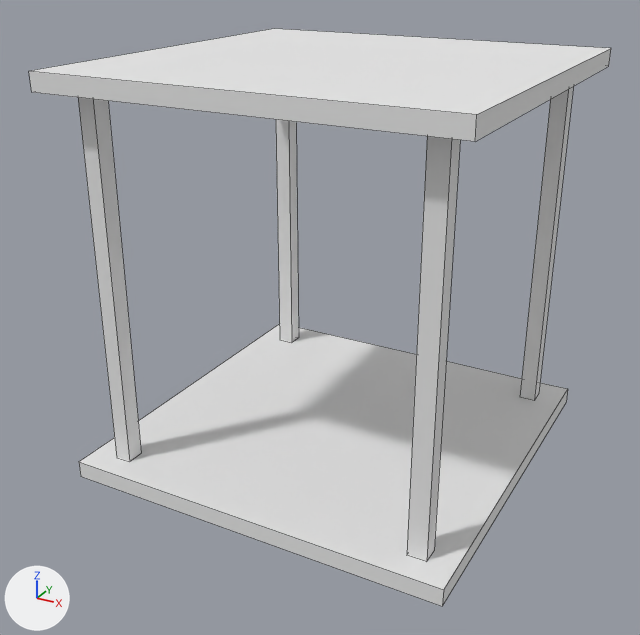
Renders of the OBJ model src/main/resources/assets/supermassivetech/models/starHarvester.obj from each side of a commit.
One viewpoint serves both versions: a camera (50 mm lens) standing at (1.96, -3.81, 2.6) and looking at (-0.05, -0.15, 0.77). Arrows for +X, +Y and +Z are at lower left; the lights stay in place. Mesh edges are drawn as thin lines. Where no turn or scale is listed for an object, it has been applied to the vertices.

The first picture shows 'Cube_Cube004'.
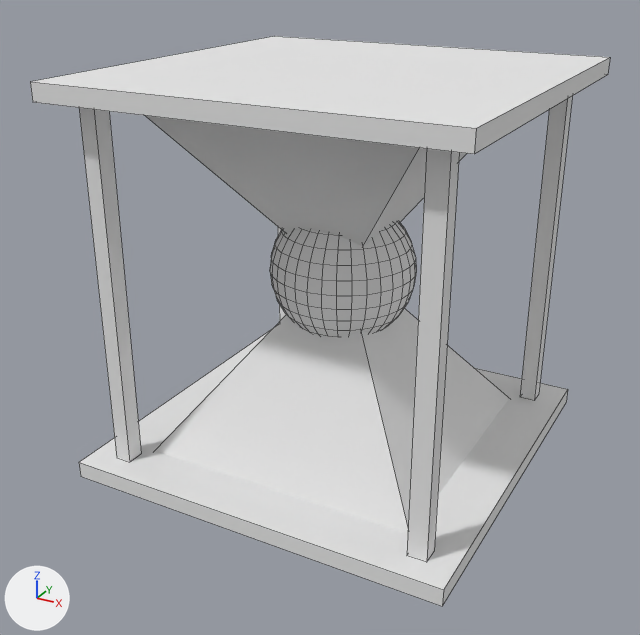
Where the change shows, as pixel boxes [x1, y1, x2, y2] in the pictures (640 x 635 px; the box of a moved part takes in the faces that stretch with it):
'Cube_Cube004', reshaped: before [29, 28, 611, 606]; after [30, 36, 610, 606]
part 1 of me_cube_cube004, moved or reshaped: before [29, 28, 611, 141]; after [30, 36, 610, 154]
part 2 of me_cube_cube004, added: after [270, 221, 416, 337]
part 3 of me_cube_cube004, built on: before [78, 87, 573, 561]; after [79, 96, 572, 561]

The change, as a list of edits to the scene's bpy script:
```text
Change me_cube_cube004:
    used by ob_cube_cube004; location = (0.0, 0.0, 0.0)
    verts and faces of me_cube_cube004; kept vertices keep their numbers, new ones are numbered from 50
    before: 0 (-0.87, 0.78, 2.01), 1 (-0.87, 0.86, 2.01), 4 (-0.77, 0.86, 2.01), 6 (-0.77, 0.78, 2.01), 8 (0.87, -0.78, 2.01)
    before: 9 (0.87, -0.86, 2.01), 12 (0.77, -0.86, 2.01), 14 (0.77, -0.78, 2.01), 16 (-0.78, -0.87, 2.01), 17 (-0.86, -0.87, 2.01)
    before: 20 (-0.86, -0.77, 2.01), 22 (-0.78, -0.77, 2.01), 24 (0.78, 0.87, 2.01), 25 (0.86, 0.87, 2.01), 28 (0.86, 0.77, 2.01)
    before: 30 (0.78, 0.77, 2.01)
    remove me_cube_cube004.from_pydata(...)  # 50 vertices, 36 faces, 1 loose edge; spans x -1.0..1.0, y -1.0..1.0, z 0.0..2.04
    add me_cube_cube004.from_pydata(...)  # 546 vertices, 496 faces, 1 loose edge; spans x -1.0..1.0, y -1.0..1.0, z 0.0..2.0
    me_cube_cube004 part 1: the loose piece of 8 vertices spanning x -1.0..1.0, y -1.0..1.0, z 1.96..2.04 is moved by (0.0, 0.0, -0.04)
    me_cube_cube004 part 2: a new loose piece of 480 vertices spanning x -0.38..0.38, y -0.38..0.38, z 0.63..1.37, in mat_none (white #e7e7e7)
    me_cube_cube004 part 3
    add for i in [0, 1, 4, 6, 8, 9, 12, 14, 16, 17, 20, 22, 24, 25, 28, 30]: verts[i] += (0.0, 0.0, -0.05)
    add verts[50] = (-0.77, -0.77, 1.97)
    add verts[51] = (-0.77, 0.77, 1.97)
    add verts[52] = (-0.77, 0.77, 0.03)
    add verts[53] = (-0.77, -0.77, 0.03)
    add for new, old in zip([*range(54, 58)], [*range(50, 54)]): verts[new] = verts[old] + (1.54, 0.0, 0.0)
    add verts[58] = (-0.12, -0.12, 1.1)
    add verts[59] = (-0.12, 0.12, 1.1)
    add verts[60] = (-0.12, 0.12, 0.9)
    add verts[61] = (-0.12, -0.12, 0.9)
    add for new, old in zip([*range(62, 66)], [*range(58, 62)]): verts[new] = verts[old] + (0.24, 0.0, 0.0)
    add faces += [(50, 51, 59, 58), (51, 55, 63, 59), (54, 62, 63, 55), (50, 58, 62, 54), (58, 59, 63, 62), (50, 54, 55, 51)]
    add faces += [(52, 53, 61, 60), (53, 57, 65, 61), (56, 64, 65, 57), (52, 60, 64, 56), (60, 61, 65, 64), (52, 56, 57, 53)]
```
